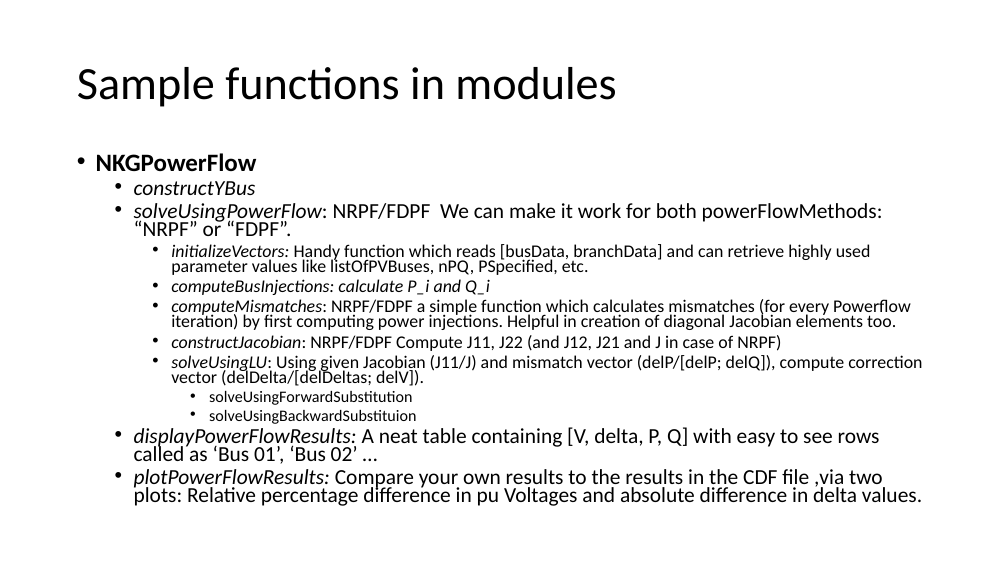
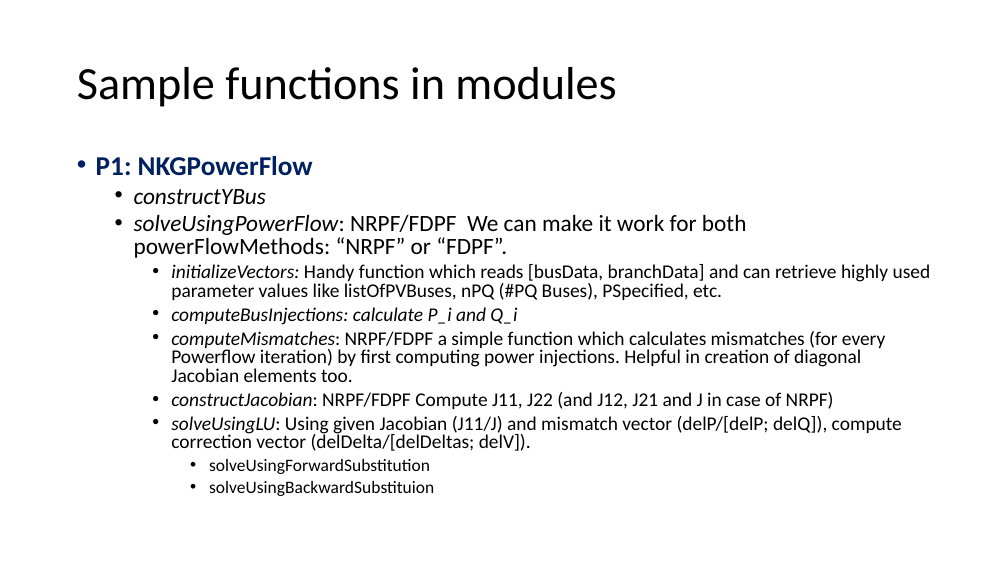
Before and after one commit to Realife-Brahmin/OriginalDocsHub, a slide deck: slide 7 of ee521/plan_for_ee521_in_julia/ee521_julia_plan.pptx (slide 3 before the commit). Drawn at 1008x567 pixels with LibreOffice and Linux fonts; fonts in the diff are those of the drawing. Boxes give left, top, right and bottom in pixels: in the first picture for what was removed or moved away, otherwise in the second. Text is boxed around its words. In the diff, an @@ line names an element or a change of style, - is before the commit and + after.

Commit message:
first draft finished.

```diff
--- a/ee521/plan_for_ee521_in_julia/ee521_julia_plan.pptx
+++ b/ee521/plan_for_ee521_in_julia/ee521_julia_plan.pptx
@@ text at <box>96,156,313,176</box>: text changed; size 23.8 to 25.9 pt; text colour #000000 to #002060 @@
-• NKGPowerFlow
+• P1: NKGPowerFlow
@@ text at <box>134,189,902,496</box>: size 20.4 to 22.2 pt in "constructYBus", "solveUsingPowerFlow: NRPF/FDPF We can make it work ..."; size 17 to 18.5 pt in "computeBusInjections: calculate P_i and Q_i", "computeMismatches: NRPF/FDPF a simple function which calcula ...", "constructJacobian: NRPF/FDPF Compute J11, J22 (and J12, ...", "solveUsingLU: Using given Jacobian (J11/J) and mismatch ..."; size 15.3 to 16.6 pt in "solveUsingForwardSubstitution", "solveUsingBackwardSubstituion"; line spacing 0.7 to 0.8 @@
@@ text at <box>171,264,931,300</box>: text changed; size 17 to 18.5 pt @@
-    • initializeVectors: Handy function which reads [busData, branchData] and can retrieve highly used parameter values like listOfPVBuses, nPQ, PSpecified, etc.
+    • initializeVectors: Handy function which reads [busData, branchData] and can retrieve highly used parameter values like listOfPVBuses, nPQ (#PQ Buses), PSpecified, etc.
@@ text at <box>134,427,922,506</box>: paragraphs removed @@
-  • displayPowerFlowResults: A neat table containing [V, delta, P, Q] with easy to see rows called as ‘Bus 01’, ‘Bus 02’ …
-  • plotPowerFlowResults: Compare your own results to the results in the CDF file ,via two plots: Relative percentage difference in pu Voltages and absolute difference in delta values.
```
Also in this commit, not shown: 5 other slides changed, 9 slides added, 2 slides removed.
